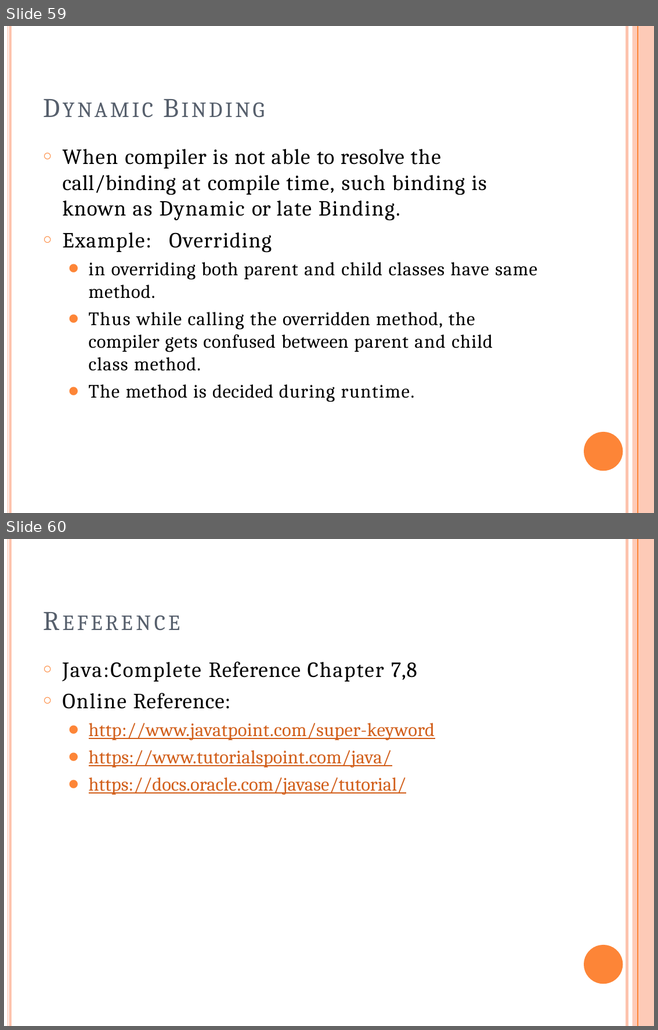
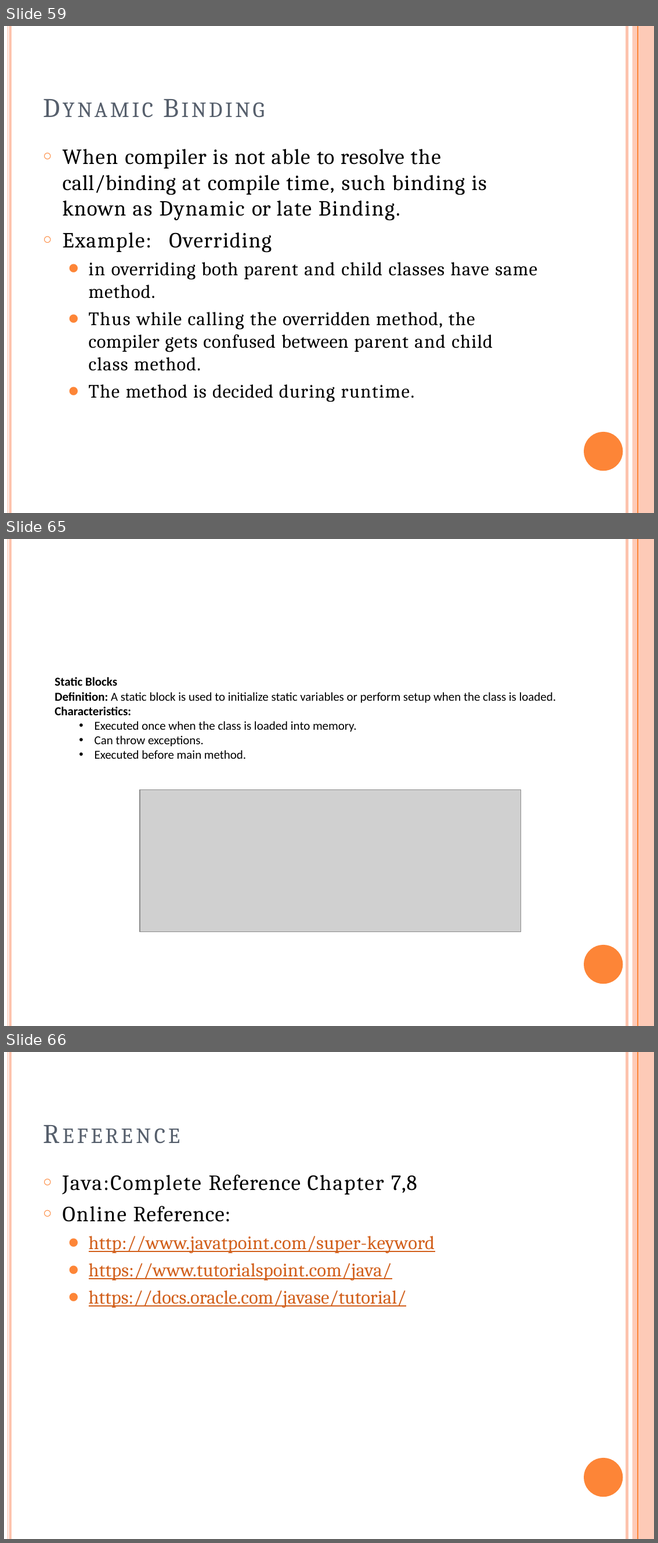
Before and after one commit to ashrafulparan2/UIU-Resources, a slide deck: OOP Theory materials-Spring_26/Mid/Lecture4_OOPPrinciples.pptx. Shown one above the other, each under a label of ours: slides 59 and 60 before the commit, slides 59, 65 and 66 after it; the slides between them are not shown. The pictures are 658x1030 and 658x1543 pixels, drawn with LibreOffice and Linux fonts; fonts in the diff are those of the drawing; grey boxes stand for pictures. Boxes give left, top, right and bottom in pixels: in the first picture for what was removed or moved away, otherwise in the second. Text is boxed around its words. In the diff, an @@ line names an element or a change of style, - is before the commit and + after.

```diff
--- a/OOP Theory materials-Spring_26/Mid/Lecture4_OOPPrinciples.pptx
+++ b/OOP Theory materials-Spring_26/Mid/Lecture4_OOPPrinciples.pptx
@@ slide 65 added at (4,539,654,1026), background #FFFFFF; not listed: 5 template elements that a slide beside it also shows @@
@@ text added at (54,677,556,759), 13.5 pt, text #000000 @@
+Static Blocks
+Definition: A static block is used to initialize static variables or perform setup when the class is loaded.
+Characteristics:
+  • Executed once when the class is loaded into memory.
+  • Can throw exceptions.
+  • Executed before main method.
@@ picture added at (140,790,520,932) @@
@@ what was slide 60 is now slide 66 @@
```
Also in this commit, not shown: 5 other slides added, 3 other files.
